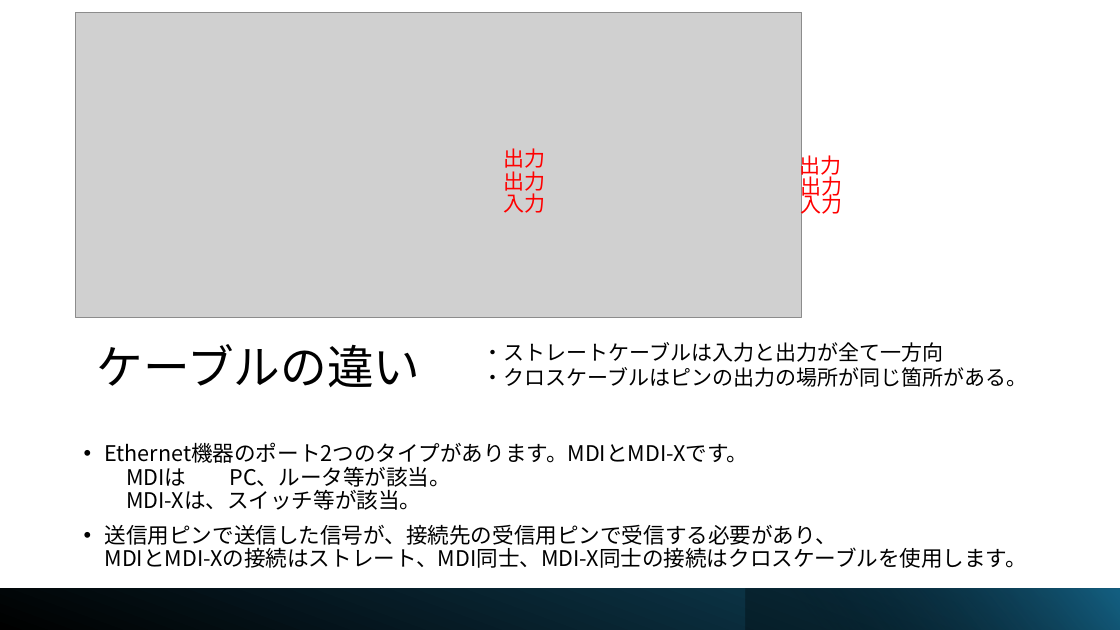
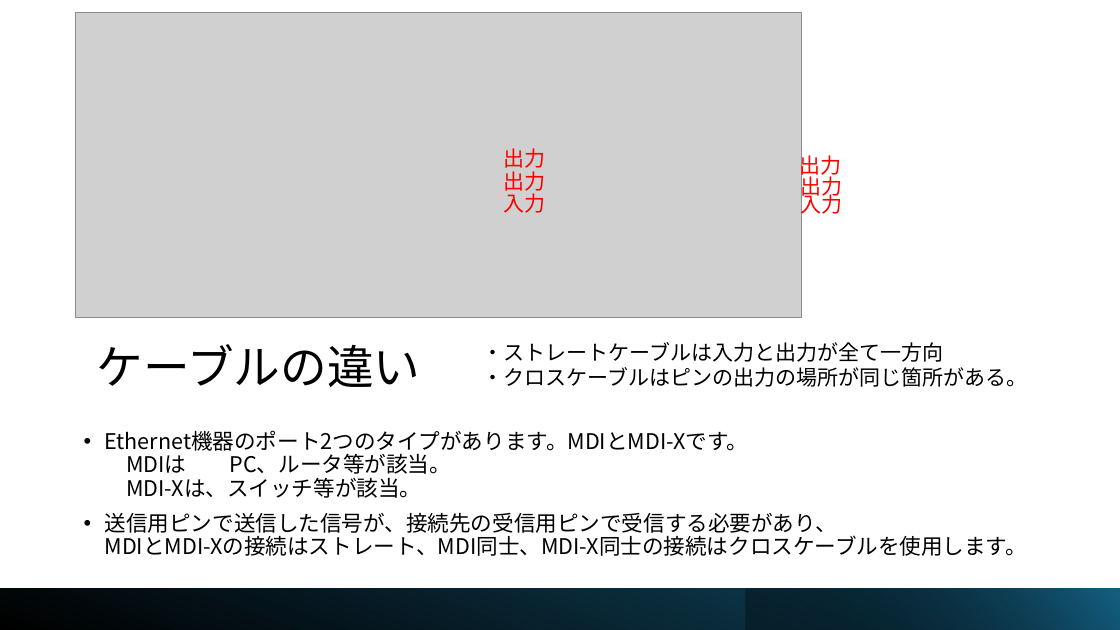
Before and after one commit to nishinekoma/NSS_LANcable, a slide deck: slide 3 of LAN_クロス_ストレート.pptx. Drawn at 1120x630 pixels with LibreOffice and Linux fonts; fonts in the diff are those of the drawing; grey boxes stand for pictures. Boxes give left, top, right and bottom in pixels: in the first picture for what was removed or moved away, otherwise in the second. Text is boxed around its words. In the diff, an @@ line names an element or a change of style, - is before the commit and + after.

```diff
--- a/LAN_クロス_ストレート.pptx
+++ b/LAN_クロス_ストレート.pptx
@@ text "Ethernet機器のポート2つのタイプがあります。MDIとMDI-Xです。 MDIは PC、ルータ等が該当。 MDI- ...": place and size @@
-text "Ethernet機器のポート2つのタイプがあります。MDIとMDI-Xです。 MDIは PC、ルータ等が該当。 MDI- ..." at <box>105,442,1027,568</box>
+text "Ethernet機器のポート2つのタイプがあります。MDIとMDI-Xです。 MDIは PC、ルータ等が該当。 MDI- ..." at <box>105,430,1027,556</box>
```
Also in this commit, not shown: 3 other slides changed, 1 slide removed.
